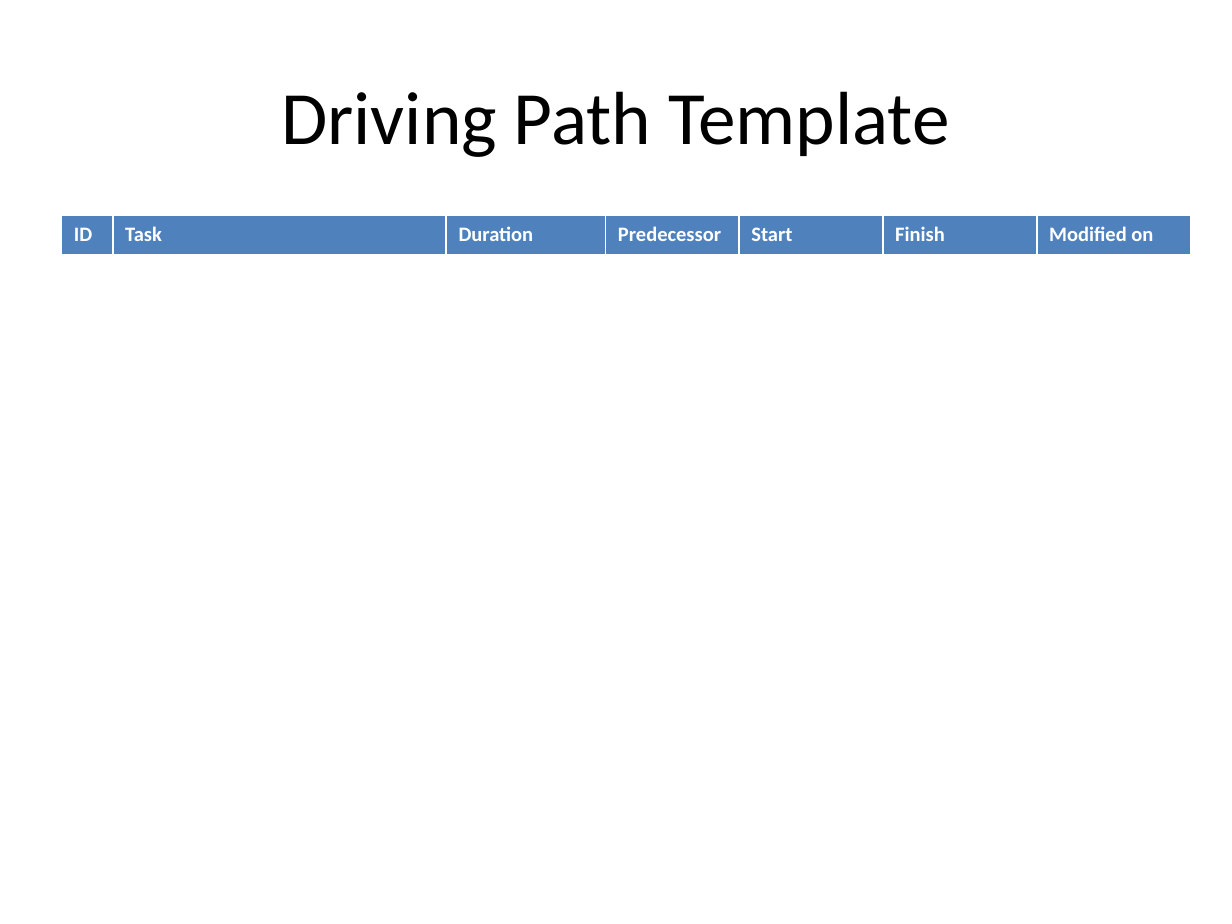
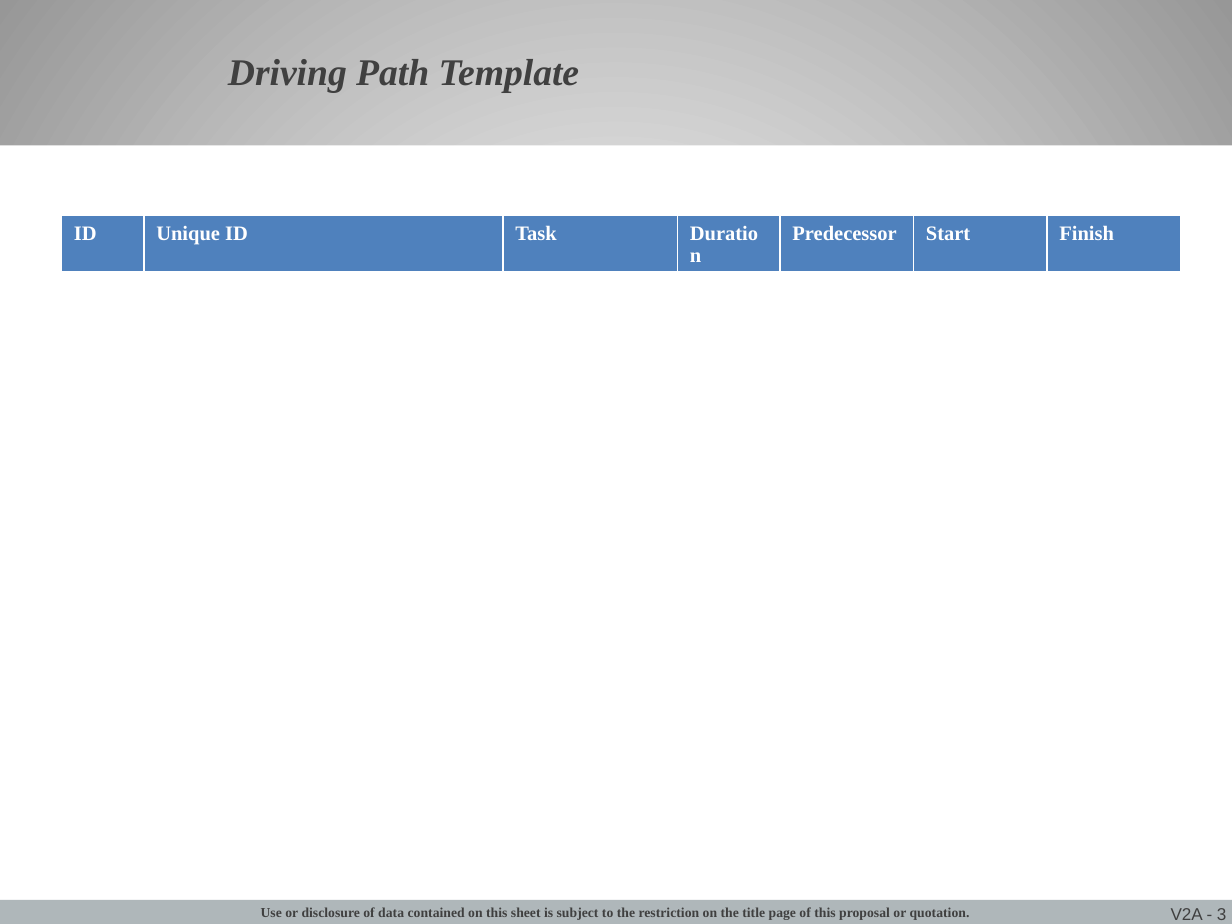
Before and after one commit to jgoodso2/PMMP, a slide deck: slide 3 of PMMPresentation/Modules/Templates/PMM Template.pptx. Drawn at 1232x924 pixels with LibreOffice and Linux fonts; fonts in the diff are those of the drawing; background and template pictures are left out. Boxes give left, top, right and bottom in pixels: in the first picture for what was removed or moved away, otherwise in the second. Text is boxed around its words. In the diff, an @@ line names an element or a change of style, - is before the commit and + after.

```diff
--- a/PMMPresentation/Modules/Templates/PMM Template.pptx
+++ b/PMMPresentation/Modules/Templates/PMM Template.pptx
@@ background #FFFFFF to gradient #FFFFFF to #979797 @@
@@ title "Driving Path Template": place and size @@
-title "Driving Path Template" at box(281, 91, 950, 157)
+title "Driving Path Template" at box(228, 59, 580, 93)
@@ title "Driving Path Template" at box(228, 59, 580, 93): size 44 to 22 pt, font Calibri to Times New Roman, text colour #000000 to #404040, bold on, italic on; alignment centre to left; line spacing 1 to 0.85; more space between paragraphs @@
@@ rectangle added at box(0, 145, 1232, 903), fill #FFFFFF @@
@@ table at box(62, 216, 1179, 277) @@
-row 1: ID | Task | Duration | Predecessor | Start | Finish | Modified on
+row 1: ID | Unique ID | Task | Duration | Predecessor | Start | Finish
@@ font Calibri to Times New Roman in "ID" @@
@@ table: place and size @@
-table at box(62, 216, 1191, 256)
+table at box(62, 216, 1179, 277)
@@ rectangle added at box(0, 899, 1232, 924), fill #AFB7BA @@
@@ text added at box(261, 907, 970, 920), 8 pt, text #404040, bold @@
+Use or disclosure of data contained on this sheet is subject to the restriction on the title page of this proposal or quotation.
@@ page number added at box(1171, 908, 1227, 920), 10 pt, text #404040 @@
+V2A - 3
```
Also in this commit, not shown: 4 other slides changed, 1 slide added, 51 other files.
